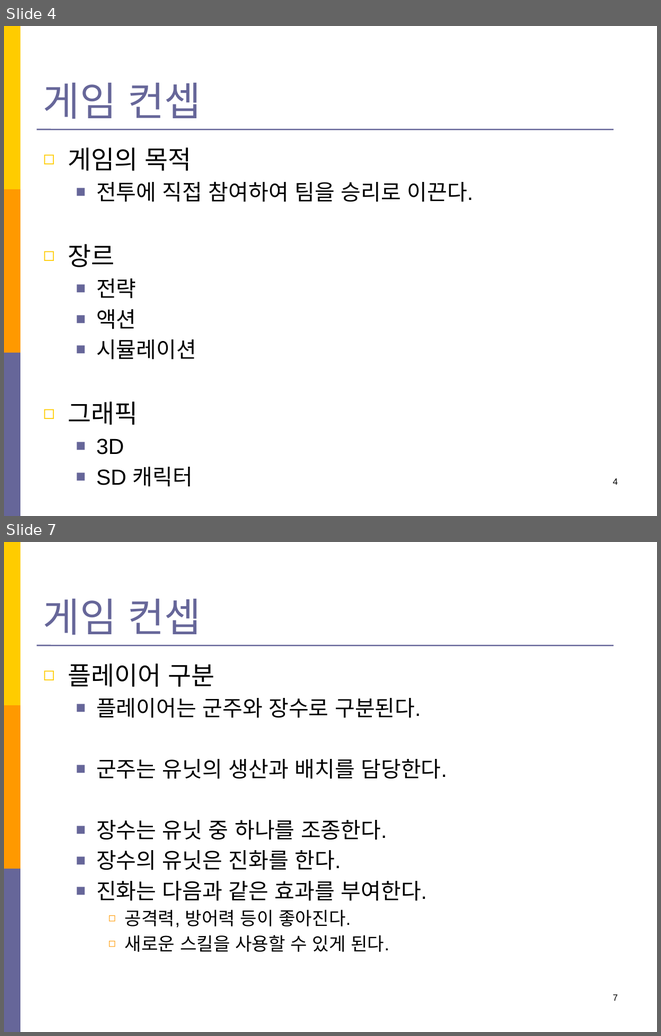
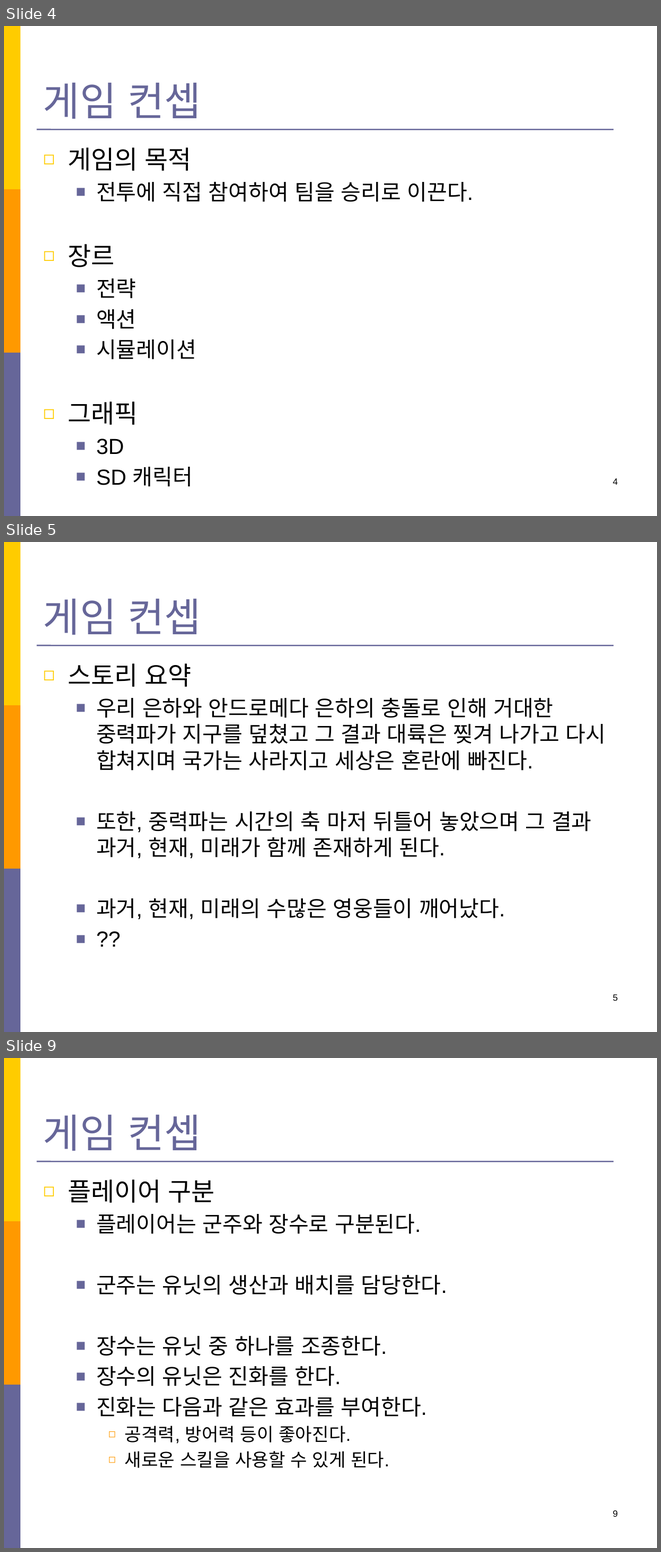
Before and after one commit to Kim2Kang/Documents, a slide deck: 제안서/김나단/제안서_전투시뮬레이션_3.1ver.pptx. Shown one above the other, each under a label of ours: slides 4 and 7 before the commit, slides 4, 5 and 9 after it; the slides between them are not shown. The pictures are 661x1036 and 661x1552 pixels, drawn with LibreOffice and Linux fonts; fonts in the diff are those of the drawing. Boxes give left, top, right and bottom in pixels: in the first picture for what was removed or moved away, otherwise in the second. Text is boxed around its words. In the diff, an @@ line names an element or a change of style, - is before the commit and + after.

Commit message:
김나단 _ 제안서 업데이트
스토리, 배경, 그래픽 설명 추가

```diff
--- a/제안서/김나단/제안서_전투시뮬레이션_3.1ver.pptx
+++ b/제안서/김나단/제안서_전투시뮬레이션_3.1ver.pptx
@@ slide 5 added at [4,542,657,1032], background #FFFFFF; not listed: 4 template elements that a slide beside it also shows @@
@@ title added at [43,598,202,635], 44 pt, text #666699 @@
+게임 컨셉
@@ text added at [68,663,606,919], 24 pt, text #000000 @@
+◻ 스토리 요약
+  ■ 우리 은하와 안드로메다 은하의 충돌로 인해 거대한 중력파가 지구를 덮쳤고 그 결과 대륙은 찢겨 나가고 다시 합쳐지며 국가는 사라지고 세상은 혼란에 빠진다.
+  ■ 또한, 중력파는 시간의 축 마저 뒤틀어 놓았으며 그 결과 과거, 현재, 미래가 함께 존재하게 된다.
+  ■ 과거, 현재, 미래의 수많은 영웅들이 깨어났다.
+  ■ ??
@@ page number added at [613,994,618,1000], 10 pt, text #000000 @@
+5
@@ what was slide 7 is now slide 9 @@
@@ page number at [613,1510,618,1516]: text changed @@
-7
+9
```
Also in this commit, not shown: 3 slides changed, 1 other slide added.
